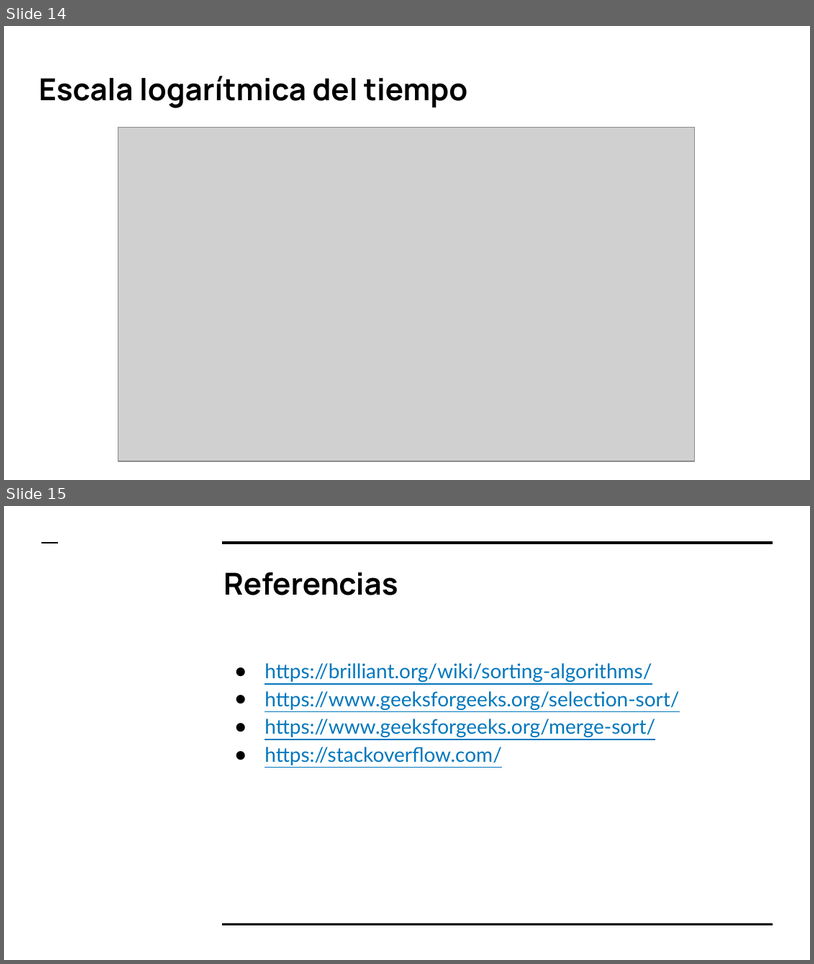
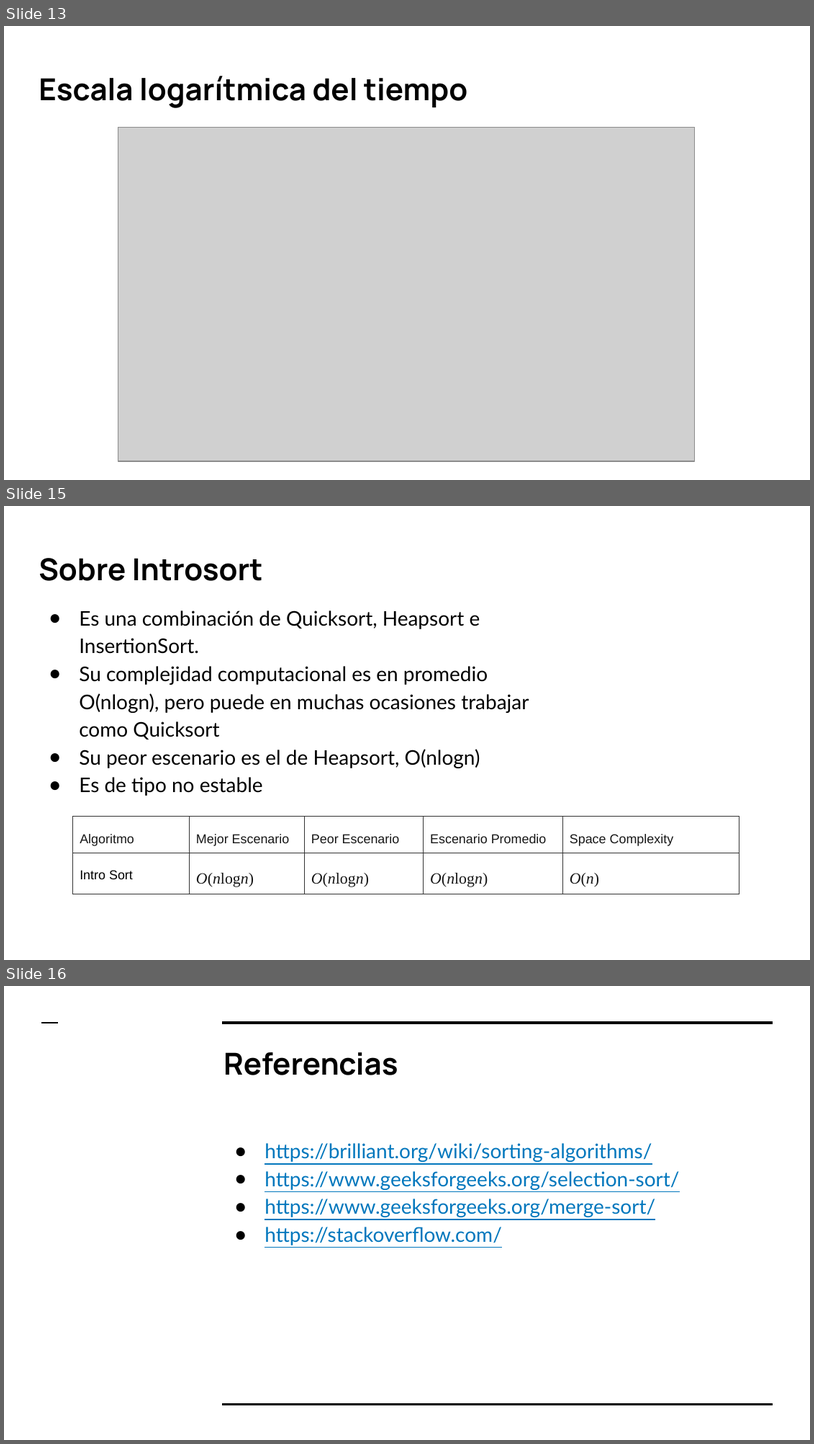
Before and after one commit to TheJoigoMan/aed-repo, a slide deck: Tarea Ordenamiento/Práctica de ordenamiento.pptx. Shown one above the other, each under a label of ours: slides 14 and 15 before the commit, slides 13, 15 and 16 after it; the slides between them are not shown. The pictures are 814x964 and 814x1444 pixels, drawn with LibreOffice and Linux fonts; fonts in the diff are those of the drawing; grey boxes stand for pictures. Boxes give left, top, right and bottom in pixels: in the first picture for what was removed or moved away, otherwise in the second. Text is boxed around its words. In the diff, an @@ line names an element or a change of style, - is before the commit and + after.

```diff
--- a/Tarea Ordenamiento/Práctica de ordenamiento.pptx
+++ b/Tarea Ordenamiento/Práctica de ordenamiento.pptx
@@ slide 15 added at (4,506,810,960), background #FFFFFF @@
@@ title added at (39,558,263,581), 27 pt, text #000000, bold @@
+Sobre Introsort
@@ text added at (79,610,529,795), 18 pt, text #000000 @@
+● Es una combinación de Quicksort, Heapsort e InsertionSort.
+● Su complejidad computacional es en promedio O(nlogn), pero puede en muchas ocasiones trabajar como Quicksort
+● Su peor escenario es el de Heapsort, O(nlogn)
+● Es de tipo no estable
@@ table added at (73,816,741,960), 2 rows, 5 columns @@
+Algoritmo | Mejor Escenario | Peor Escenario | Escenario Promedio | Space Complexity
+Intro Sort | O(nlogn) | O(nlogn) | O(nlogn) | O(n)
@@ what was slide 14 is now slide 13 @@
@@ what was slide 15 is now slide 16 @@
```
Also in this commit, not shown: 5 slides changed, 1 other slide added, 1 slide removed, 3 other files.
